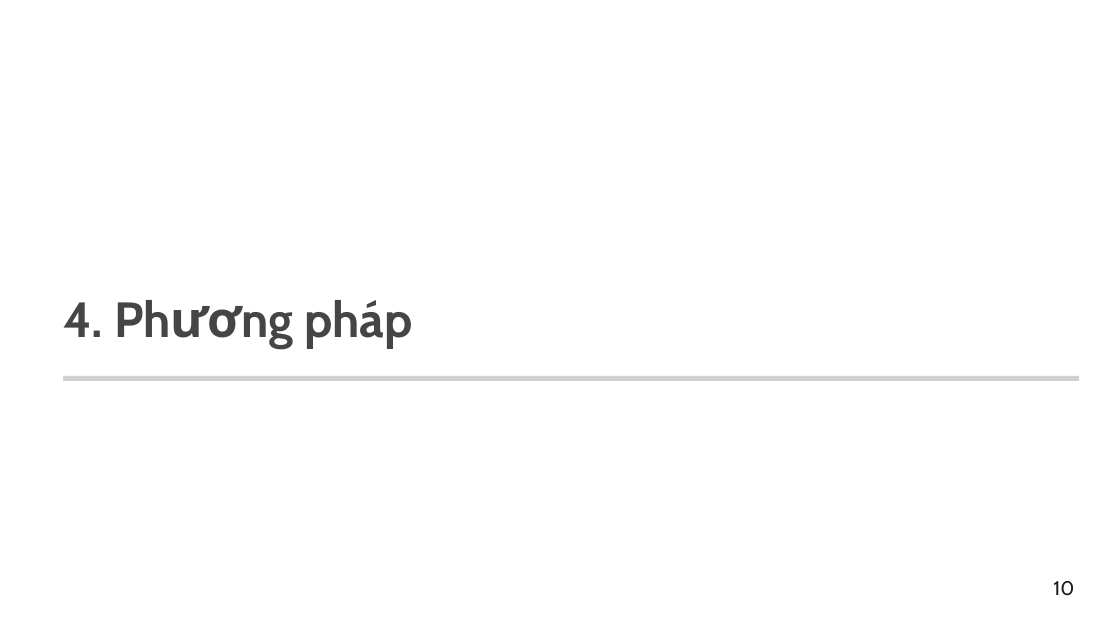
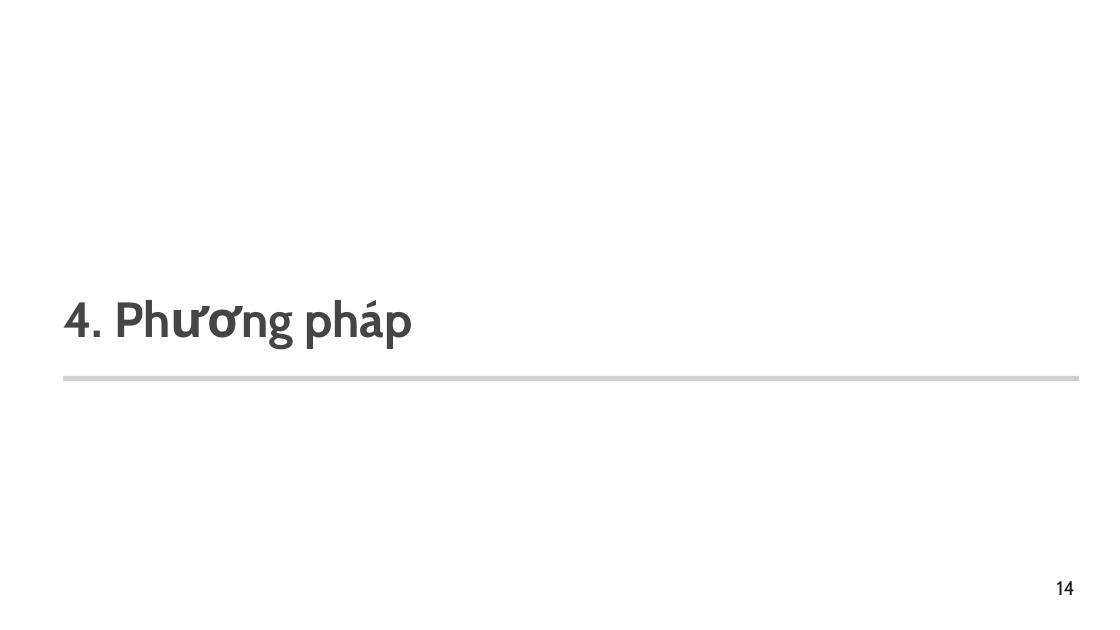
Before and after one commit to levanmanhbka/ptit_nlp, a slide deck: slide 15 of docs/Nhom12_SlideBaoCaoCuoiKy.pptx. Drawn at 1120x630 pixels with LibreOffice and Linux fonts; fonts in the diff are those of the drawing; grey boxes stand for pictures; background and template pictures are left out. Boxes give left, top, right and bottom in pixels: in the first picture for what was removed or moved away, otherwise in the second. Text is boxed around its words. In the diff, an @@ line names an element or a change of style, - is before the commit and + after.

```diff
--- a/docs/Nhom12_SlideBaoCaoCuoiKy.pptx
+++ b/docs/Nhom12_SlideBaoCaoCuoiKy.pptx
@@ text at bbox=[1057, 581, 1075, 595]: text changed @@
-10
+14
```
Also in this commit, not shown: 2 slides added.
